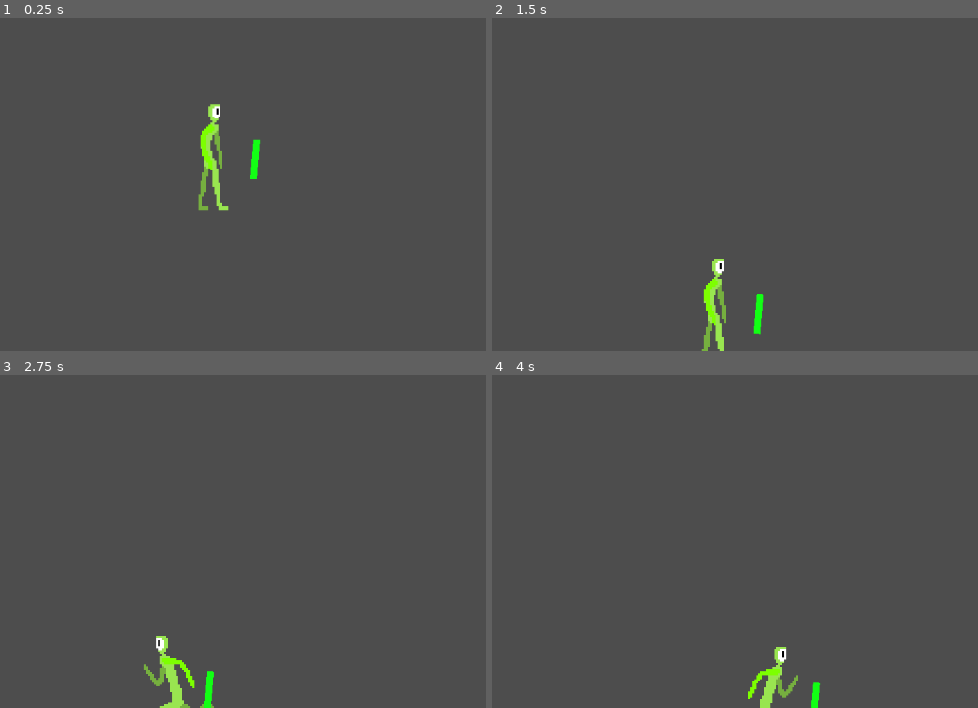
Above: before the commit, frames 1-4 (two rows, left to right).
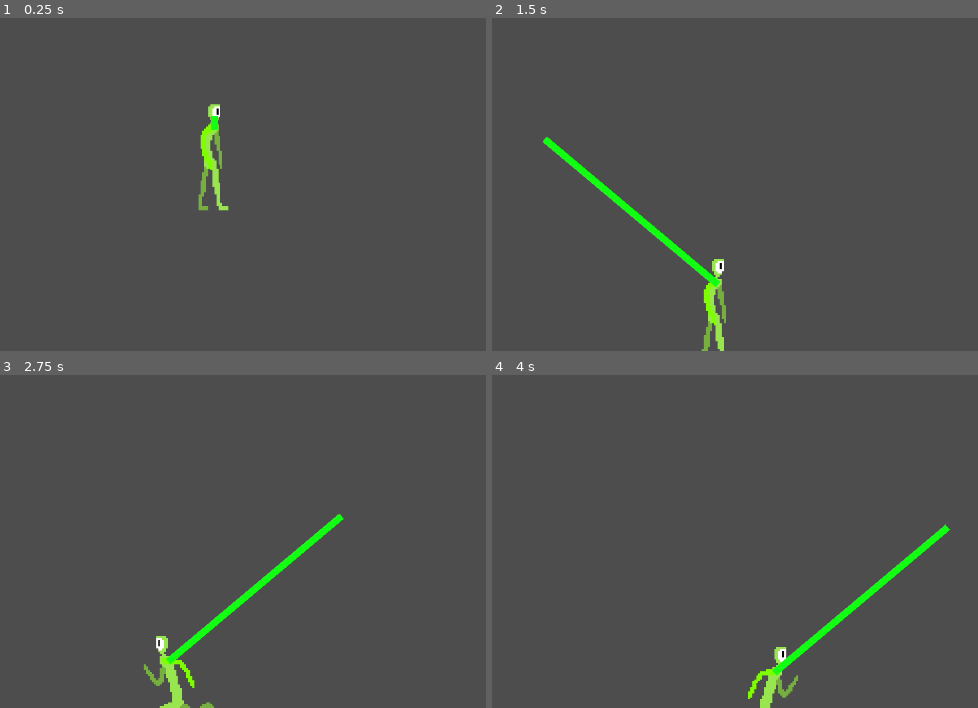
Above: after the commit, the same moments.

Repository: xelaxefensor/Maturitni-prace-Vyvoj-v-hernim-enginu
Game: Godot game, scene res://scenes/player.tscn
The game is run twice, just before and just after one commit, with the same random seed, the same clock (stepped at 60 frames per second) and the same inputs. This scene is started directly instead of the project's main scene. The engine's default icon, where the game draws it, is replaced by a stand-in: a white triangle on a blue panel in a dark square.
Inputs (mouse positions are in pixels of both pictures, inside the frame that each line leads up to):
- Up to frame 1 (0.25 s): no input
- Up to frame 2 (1.5 s): move the mouse to (880, 104) at 0.52 s; hold Right (player_right) 0.53-1.25 s; hold Right mouse button (camera_focus) 0.53-1.25 s; click (880, 104) at 0.67 s; tap W (player_jump) at 0.77 s; drag from (545, 147) to (666, 217) at 1.27 s
- Up to frame 3 (2.75 s): move the mouse to (296, 384) at 2.02 s; hold Left (player_left) from 2.03 s (still down); hold , (team_select) from 2.03 s (still down)
- Up to frame 4 (4 s): release Left (player_left) at 2.75 s; release , (team_select) at 2.75 s; drag from (666, 574) to (outside the picture) at 2.77 s; move the mouse to (943, 551) at 3.52 s; hold Right (player_right) from 3.53 s (still down); hold Shift (player_run) from 3.53 s (still down); tap W (player_jump) at 3.77 s

The runs differ from the first frame. In frame 1, 0.2% of the frame differs, in the area x 43-54%, y 29-49%; in frame 2, 1.2%, in the area x 10-56%, y 35-96%; in frame 3, 1.2%; in frame 4, 1.2%.
Error in both runs: Invalid access to property or key 'connect_client' on a base object of type 'null instance'. (res://scripts/multiplayer_manager.gd:32)

Commit message:
Update player.gd

Diff:
--- a/slizaci/scripts/player.gd
+++ b/slizaci/scripts/player.gd
@@ -111,7 +111,9 @@
 	var arm_base_screen_cords = arm_base.get_global_transform_with_canvas().get_origin()
 	arm_end.position = (get_viewport().get_mouse_position() - arm_base_screen_cords).clamp(-max_arm_lenght, max_arm_lenght)
 
-	#$Arm.set_point_position(0,)
+	$Arm.set_point_position(0,arm_base.position)
+	$Arm.set_point_position(1,arm_end.position)
+
 
 
 
